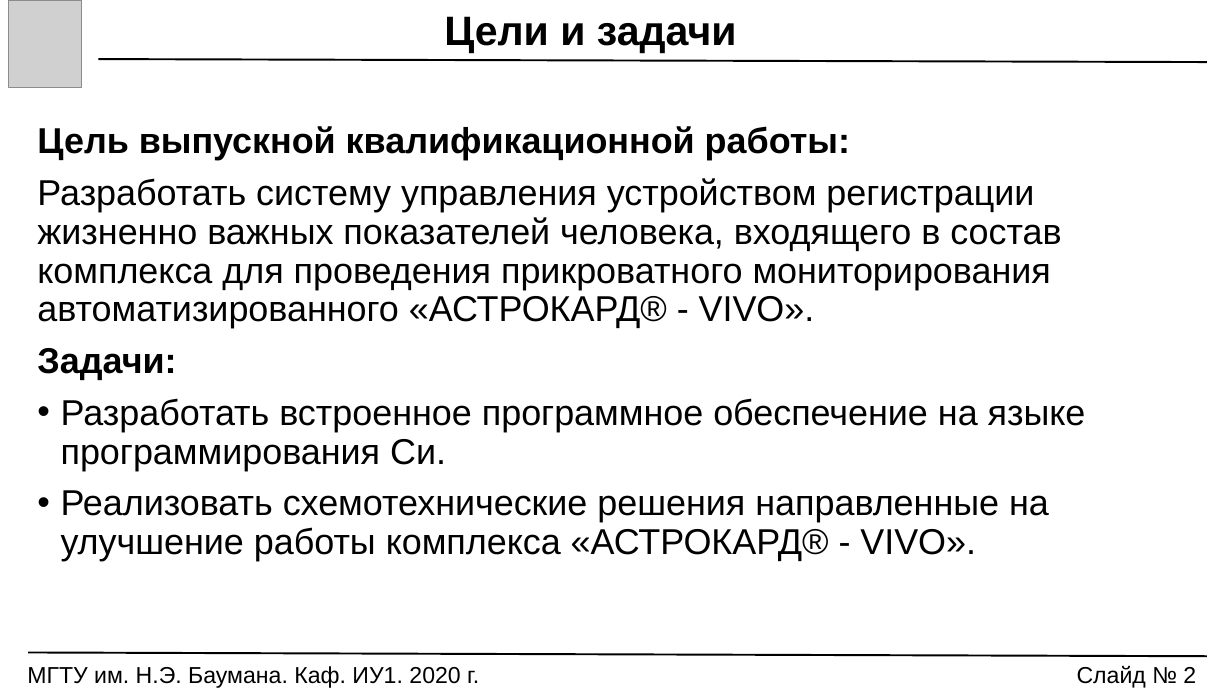
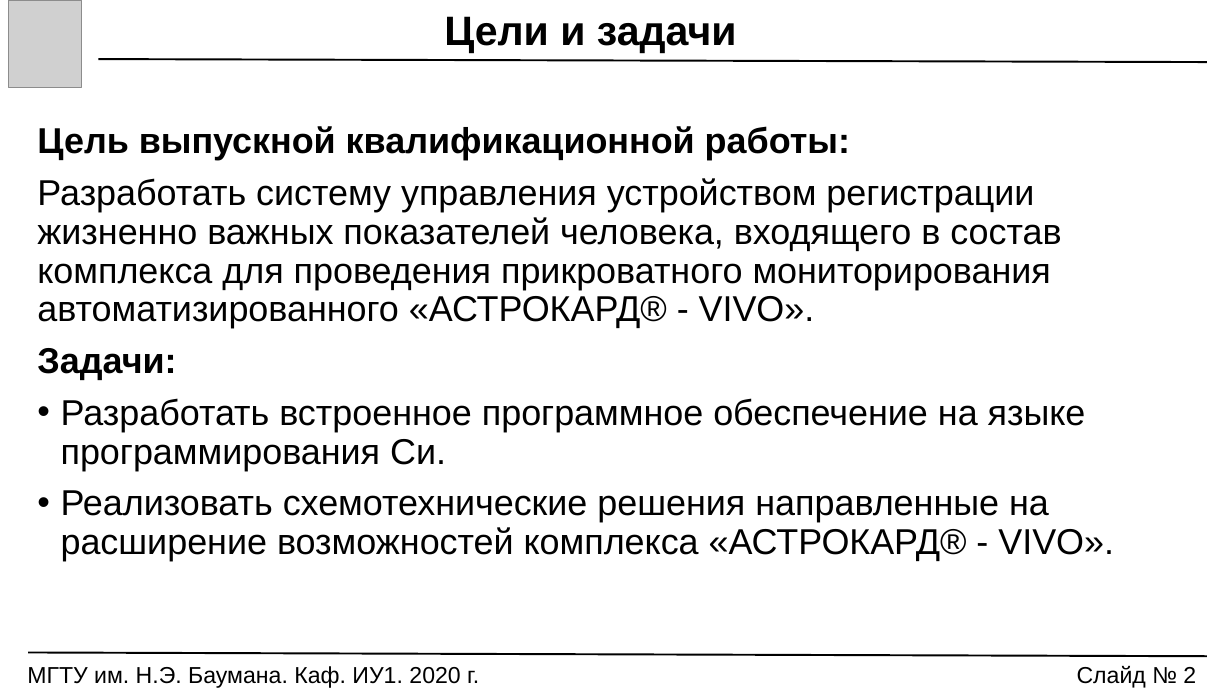
Before and after one commit to Markus85666/Graduation-Qualification-Work, a slide deck: slide 2 of РЕЧЬ_ПРЕЗЕНТАЦИЯ/VKR_Prezentatsia.pptx. Drawn at 1232x693 pixels with LibreOffice and Linux fonts; fonts in the diff are those of the drawing; grey boxes stand for pictures. Boxes give left, top, right and bottom in pixels: in the first picture for what was removed or moved away, otherwise in the second. Text is boxed around its words. In the diff, an @@ line names an element or a change of style, - is before the commit and + after.

```diff
--- a/РЕЧЬ_ПРЕЗЕНТАЦИЯ/VKR_Prezentatsia.pptx
+++ b/РЕЧЬ_ПРЕЗЕНТАЦИЯ/VKR_Prezentatsia.pptx
@@ text at box(61, 490, 1114, 561): text changed @@
-• Реализовать схемотехнические решения направленные на улучшение работы комплекса «АСТРОКАРД® - VIVO».
+• Реализовать схемотехнические решения направленные на расширение возможностей комплекса «АСТРОКАРД® - VIVO».
```
Also in this commit, not shown: 12 other slides changed, 9 slides added, 16 other files.
